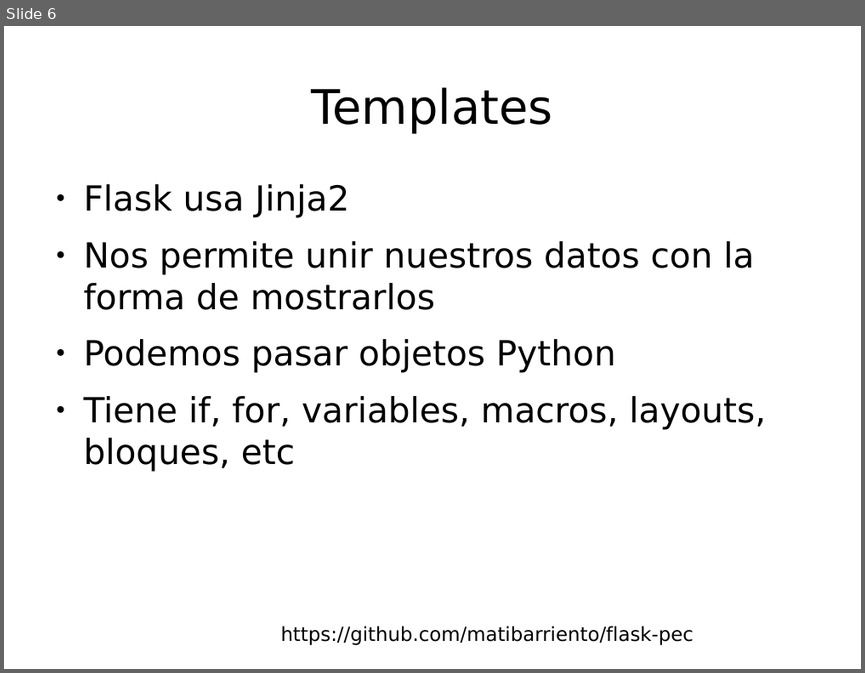
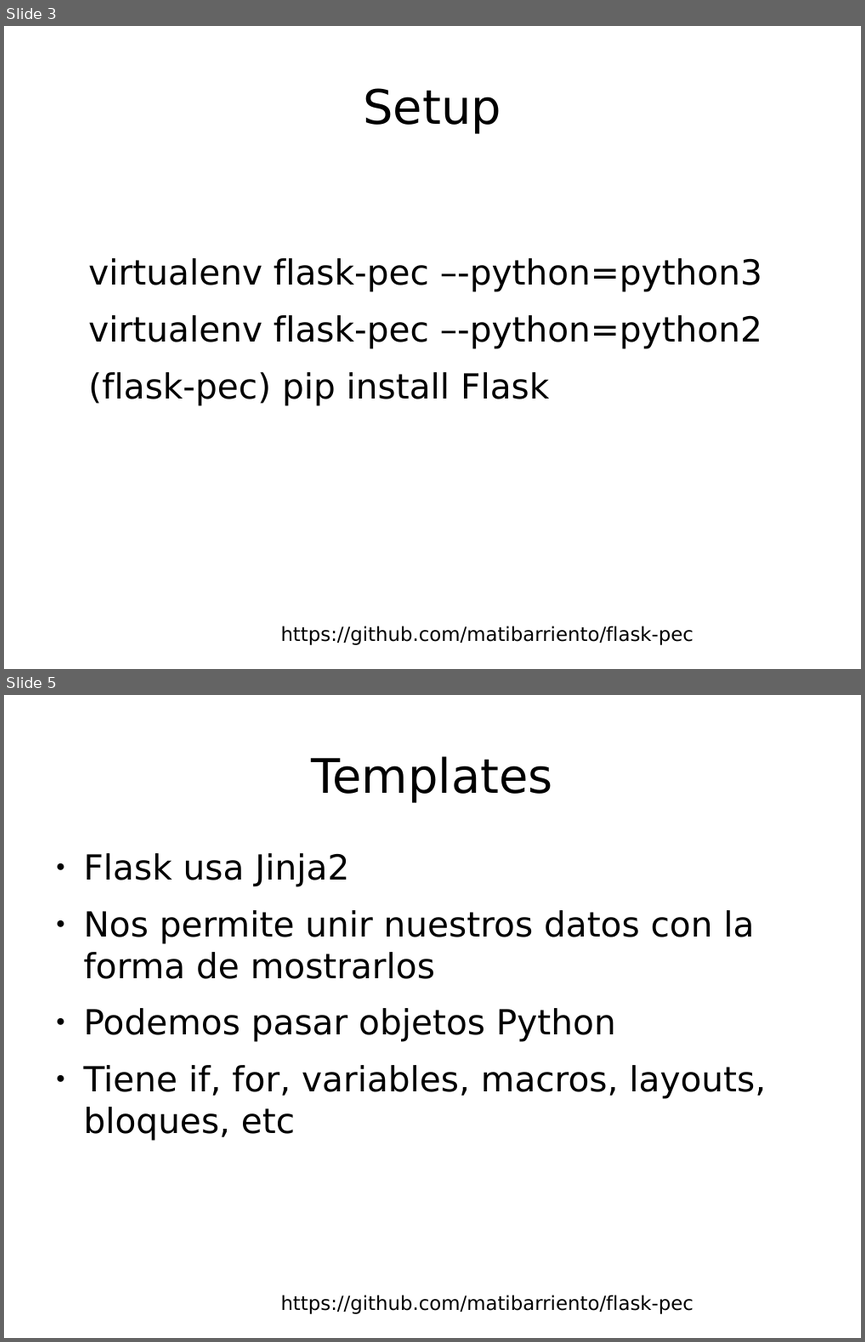
Before and after one commit to matibarriento/flask-pec, a slide deck: flaskpec.odp. Shown one above the other, each under a label of ours: slide 6 before the commit, slides 3 and 5 after it; the slides between them are not shown. The pictures are 865x673 and 865x1342 pixels, drawn with LibreOffice and Linux fonts; fonts in the diff are those of the drawing; background and template pictures are left out. Boxes give left, top, right and bottom in pixels: in the first picture for what was removed or moved away, otherwise in the second. Text is boxed around its words. In the diff, an @@ line names an element or a change of style, - is before the commit and + after.

```diff
--- a/flaskpec.odp
+++ b/flaskpec.odp
@@ slide 3 added at box(4, 26, 861, 669), background #FFFFFF; not listed: 1 template element that a slide beside it also shows @@
@@ title added at box(364, 88, 501, 134), 44 pt, text #000000 @@
+Setup
@@ text added at box(88, 258, 762, 405), 32 pt, text #000000 @@
+virtualenv flask-pec –-python=python3
+virtualenv flask-pec –-python=python2
+(flask-pec) pip install Flask
@@ what was slide 6 is now slide 5 @@
```
Also in this commit, not shown: 5 slides changed, 3 other slides added, 8 slides removed, 1 other file.
